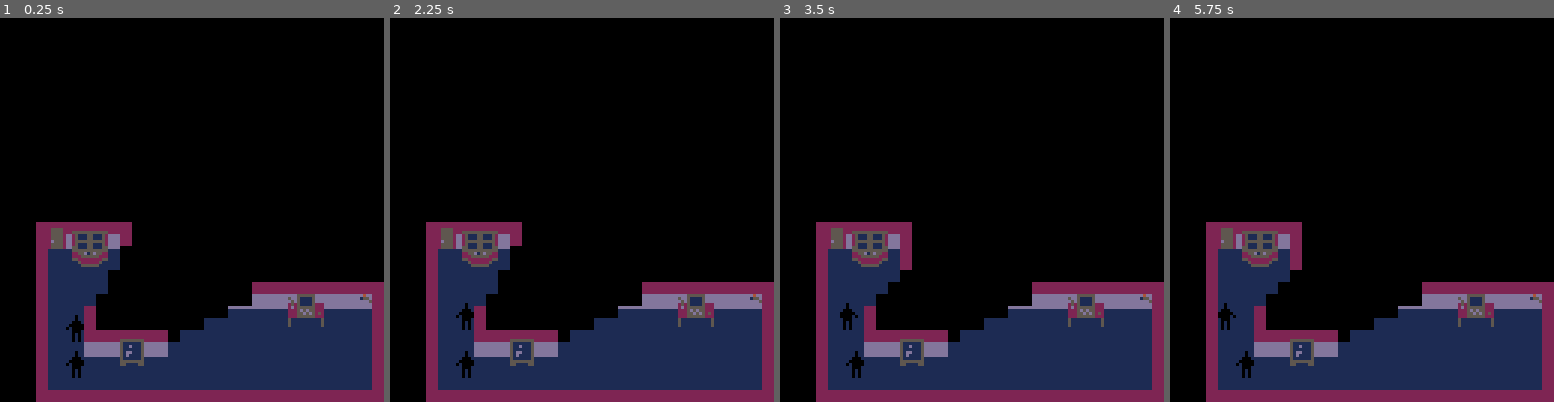
Above: before the commit, frames 1-4 (left to right).
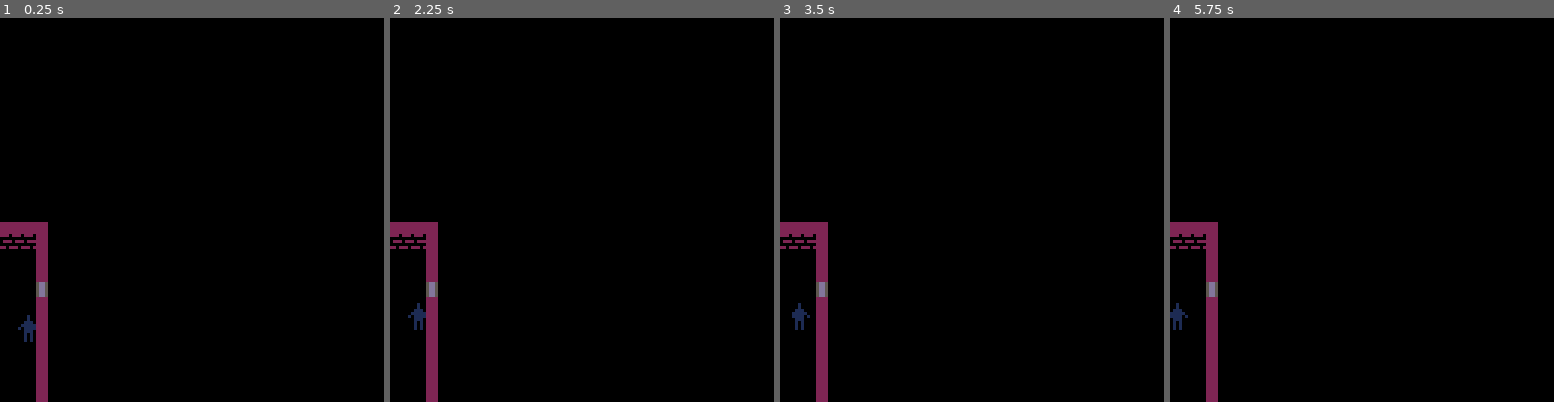
Above: after the commit, the same moments.

Repository: ironchestgames/pico-8-carts
Game: PICO-8 cartridge stealth.p8
Two runs of this game, one before a commit and one after it. Both use one fixed random seed, a clock stepped at 60 frames per second and the inputs below.
Inputs:
- Up to frame 1 (0.25 s): no input
- Up to frame 2 (2.25 s): tap X (X key) at 0.33, 1.07, 1.85 s; tap O (Z key) at 0.7, 1.7, 2.1 s; hold Right 1.6-2.1 s; hold Up from 2.15 s (still down)
- Up to frame 3 (3.5 s): release Up at 2.42 s; hold Right 2.47-3.03 s; tap O (Z key) at 2.5, 2.9, 3.3 s; tap X (X key) at 2.97 s; hold Left from 3.08 s (still down)
- Up to frame 4 (5.75 s): release Left at 3.58 s; hold Down 3.63-3.97 s; tap O (Z key) every 0.4 s from 3.7 to 5.7 s; hold Right 4.02-4.68 s; tap X (X key) at 4.08, 5.2 s; hold Up 4.73-5.03 s; hold Left 5.08-5.68 s; hold Down from 5.73 s (still down)

The runs differ from the first frame. In frame 1, 26% of the frame differs, in the area x 0-100%, y 53-100%; in frame 2, 26%; in frame 3, 27%; in frame 4, 27%.

Commit message:
stealth - add windows

Diff:
--- a/stealth.p8
+++ b/stealth.p8
@@ -6,11 +6,6 @@
 --[[
 
 - locked doors
-
-- windows
- - see through
- - break
- - go through
 
 - filing drawers
  - search (up/down?)
@@ -220,8 +215,8 @@
 
 
 local players={
- {x=6,y=26},
- {x=6,y=29},
+ {x=2,y=26},
+ -- {x=6,y=29},
 }
 
 for _i=1,#players do
@@ -235,15 +230,15 @@
 
 local guards={
  {
-  x=8,y=9,
+  x=12,y=10,
   dx=-1,dy=0,
   state='patrolling',
   state_c=0,
   state_c2=0,
  },
  {
-  x=6,y=14,
-  dx=1,dy=0,
+  x=16,y=30,
+  dx=-1,dy=0,
   state='patrolling',
   state_c=0,
   state_c2=0,
@@ -604,6 +599,50 @@
  fog[(_o.y+2)*32+_o.x]=0
 end
 
+local function windowpeekfromleft(_p,_o)
+ for _x=_o.x+1,32 do
+  fog[_o.y*32+_x]=0
+  if floor[_o.y*32+_x] == 2 then
+   break
+  end
+ end
+end
+
+local function windowpeekfromright(_p,_o)
+ for _x=_o.x-1,0,-1 do
+  fog[_o.y*32+_x]=0
+  if floor[_o.y*32+_x] == 2 then
+   break
+  end
+ end
+end
+
+local function breakwindowfromleft(_p,_o)
+ if _o.typ == 22 then
+  _o.typ+=1
+  -- todo: play sound
+ elseif _o.typ == 23 then
+  _p.x+=2
+ end
+
+ -- reset player
+ _p.action=nil
+ _p.state='standing'
+end
+
+local function breakwindowfromright(_p,_o)
+ if _o.typ == 22 then
+  _o.typ+=1
+  -- todo: play sound
+ elseif _o.typ == 23 then
+  _p.x-=2
+ end
+
+ -- reset player
+ _p.action=nil
+ _p.state='standing'
+end
+
 
 objs={
  {x=10,y=13,typ=0,shadow={[0]=true,true,true,true}},
@@ -626,6 +665,9 @@
  {x=4,y=18,typ=12,action={[2]=doorfromunder},adjaction={[2]=doorpeekfromunder}},
  {x=4,y=17,action={[3]=doorfromabove},adjaction={[3]=doorpeekfromabove}},
  {x=5,y=18,typ=13},
+
+ {x=3,y=23,typ=22,action={[0]=breakwindowfromright,[1]=breakwindowfromleft},adjaction={[0]=windowpeekfromright,[1]=windowpeekfromleft}},
+ {x=0,y=10,typ=22,action={[0]=breakwindowfromright,[1]=breakwindowfromleft},adjaction={[0]=windowpeekfromright,[1]=windowpeekfromleft}},
 }
 
  -- todo: maybe rewrite objects to be in arslen arr instead?
@@ -1087,6 +1129,17 @@
   local _x,_y=_i&31,_i\32
   if light[(_y+1)*32+_x] == 1 and floor[_y*32+_x] == 2 and floor[(_y+1)*32+_x] != 2 then
    light[_y*32+_x]=1
+  end
+ end
+
+ -- light up windows
+ for _o in all(objs) do
+  if (_o.typ == 22 or _o.typ == 23) and
+     (light[_o.y*32+_o.x+1] == 1 or light[_o.y*32+_o.x-1] == 1) then
+   light[_o.y*32+_o.x]=1
+   if _o.typ == 23 then
+    setlalertlvl2('broken window!')
+   end
   end
  end
 
Not shown, changed: 31 lines of the sprite sheet (__gfx__) section of stealth.p8
